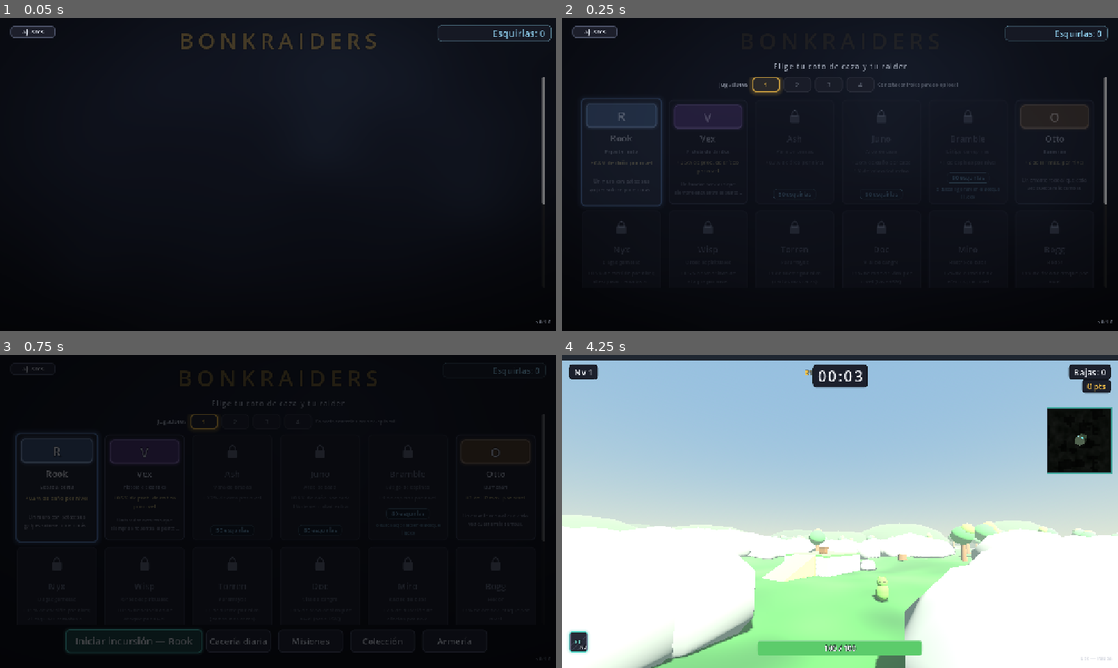
Above: before the commit, frames 1-4 (two rows, left to right).
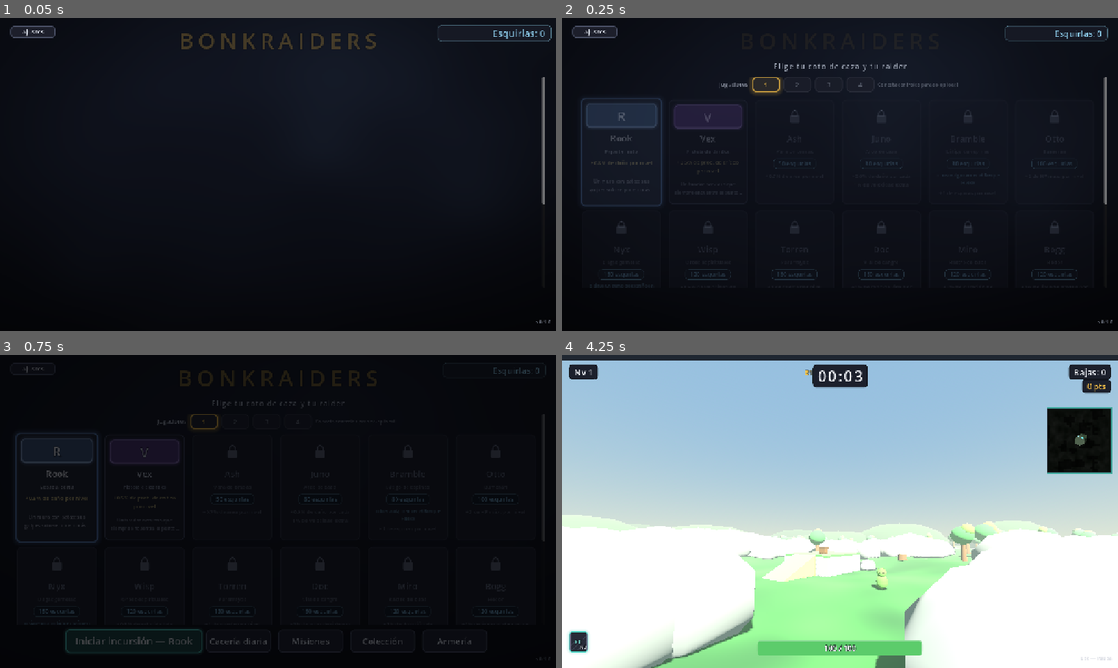
Above: after the commit, the same moments.

Repository: MotelPaso/chipeteao-main
Game: Godot game, scene res://scenes/ui/CharacterSelect.tscn
The game is run twice, just before and just after one commit, with the same random seed, the same clock (stepped at 60 frames per second) and the same inputs.
Inputs (mouse positions are in pixels of both pictures, inside the frame that each line leads up to):
- Up to frame 1 (0.05 s): no input
- Up to frame 2 (0.25 s): no input
- Up to frame 3 (0.75 s): click "Iniciar incursión — Rook" at 0.5 s
- Up to frame 4 (4.25 s): tap Enter at 1.25 s; move the mouse to (867, 511) at 1.27 s; hold W (move_forward) from 1.28 s (still down); tap C (camera_mode) at 1.35 s; click (867, 511) at 1.42 s; tap Space (jump) at 1.52, 2.27, 3.77 s; move the mouse to (812, 511) at 2.02 s; tap Mouse wheel up (camera_zoom_in) at 2.1 s; click (812, 511) at 2.17 s; move the mouse to (851, 505) at 2.77 s; tap Mouse wheel down (camera_zoom_out) at 2.85 s; click (851, 505) at 2.92 s; move the mouse to (834, 517) at 3.52 s; tap E (interact) at 3.6 s; click (834, 517) at 3.67 s

Frame 1 is identical in both runs. In frame 2, 0.9% of the frame differs, in the area x 6-95%, y 27-87%; in frame 3, 0.5%; in frame 4, 0.2%.

Commit message:
Mejoras de UI: retratos con inicial, ajustes con secciones,foco en interrupciones , precios alineados

Diff:
--- a/project.godot
+++ b/project.godot
@@ -30,6 +30,31 @@
 
 [display]
 
+; Base de diseño de TODA la interfaz (iteración 62). Sin esta sección el
+; proyecto corría con los valores por defecto de Godot —1152x648 y
+; `stretch/mode = "disabled"`—, y "disabled" significa que un Control mide
+; lo mismo en PIXELES pase lo que pase con la ventana: al darle al botón
+; verde del Mac el viewport pasaba de 1280x720 a la pantalla entera y el
+; HUD, los menús y los botones se quedaban a menos de la mitad de su
+; tamaño relativo. Reportado jugando la build exportada.
+;
+; `canvas_items` escala el sistema de coordenadas 2D al tamaño de la
+; ventana y deja el 3D renderizando a resolución NATIVA, que es lo que se
+; quiere: interfaz del mismo tamaño relativo en cualquier ventana y mundo
+; nítido. `viewport` habría escalado también el 3D y lo habría dejado
+; borroso.
+;
+; `expand` en vez de `keep`: la relación de aspecto de un MacBook no es
+; 16:9, y `keep` habría metido barras negras. Con `expand` el factor de
+; escala es el menor de los dos ejes y el sobrante se ve como más mundo;
+; el HUD está anclado a las esquinas, así que sigue en sus esquinas.
+;
+; EFECTO LATERAL DELIBERADO: `Player._apply_look` lee
+; `InputEventMouseMotion.relative`, que con stretch llega en unidades de
+; CANVAS y no en píxeles de ventana. La sensibilidad del ratón deja de
+; depender de la resolución — antes maximizar la ventana la subía sola.
+; A 1280x720 el factor es 1 y el número guardado significa lo mismo que
+; siempre.
 window/size/viewport_width=1280
 window/size/viewport_height=720
 window/stretch/mode="canvas_items"
--- a/scenes/ui/PauseMenu.tscn
+++ b/scenes/ui/PauseMenu.tscn
@@ -52,7 +52,7 @@
 unique_name_in_owner = true
 custom_minimum_size = Vector2(280, 48)
 theme_override_font_sizes/font_size = 20
-text = "Terminar"
+text = "Extraerse (terminar incursión)"
 
 [node name="QuitButton" type="Button" parent="Root/Center/MenuPanel/VBox"]
 unique_name_in_owner = true
--- a/scripts/enemies/enemy_base.gd
+++ b/scripts/enemies/enemy_base.gd
@@ -7,8 +7,8 @@
 ## Subclasses shape behavior through the virtual hooks below.
 ## make_elite() upgrades any enemy into a glowing elite variant.
 
-@export var move_speed: float = 9.0
-@export var turn_speed: float = 40.0
+@export var move_speed: float = 4.0
+@export var turn_speed: float = 10.0
 @export var separation_radius: float = 1.2
 @export var separation_strength: float = 1.5
 @export var xp_gem_scene: PackedScene
--- a/scripts/player/player.gd
+++ b/scripts/player/player.gd
@@ -37,7 +37,7 @@
 @export_group("Slide")
 @export var slide_speed_multiplier: float = 1.8
 @export var slide_duration: float = 0.6
-@export var slide_cooldown: float = 0.4
+@export var slide_cooldown: float = 0.8
 @export var slide_collision_height: float = 0.9
 
 ## A slide needs real momentum behind it, not a standing start: the body
--- a/scripts/systems/character_catalog.gd
+++ b/scripts/systems/character_catalog.gd
@@ -111,7 +111,7 @@
 		"weapon_display_name": "Bumerán",
 		"passive_description": "+2 de HP máx. por nivel",
 		"passive_stat": "max_hp", "passive_amount": 2.0,
-		"unlock_cost": 0,
+		"unlock_cost": 100,
 		"tint": Color(0.62, 0.44, 0.26),
 	},
 	{
--- a/scripts/systems/player_stats.gd
+++ b/scripts/systems/player_stats.gd
@@ -35,7 +35,7 @@
 var move_speed_multiplier: float = 1.0
 var crit_chance: float = 0.0
 var crit_damage: float = 2.0
-var lifesteal: float = 10.0
+var lifesteal: float = 0.0
 var armor: float = 0.0
 var luck: float = 0.0
 ## Chance (0-1, capped at max_evasion) to fully dodge incoming damage; the
@@ -45,7 +45,7 @@
 var thorns: float = 0.0
 ## Max-HP granted on top of the Health node's own max_hp (which generic
 ## Stout Heart cards also raise); pushed into Health as a DELTA.
-var bonus_max_hp: float = 100.0
+var bonus_max_hp: float = 0.0
 ## Iteration 39 stat layer:
 ## Flat extra projectiles on every volley weapon (WeaponBase.effective_projectile_count).
 var projectile_bonus: int = 0
--- a/scripts/ui/card_factory.gd
+++ b/scripts/ui/card_factory.gd
@@ -12,12 +12,13 @@
 ## the "how a card is assembled" layer, not a second design system.
 
 
-## Centered card label. Callers add autowrap/line caps themselves — the
-## grid cards trim, the wide rows don't.
 ## Shared height of the portrait frame and the padlock that replaces it,
 ## so locked and unlocked cards line up row by row.
 const PORTRAIT_HEIGHT := 56.0
 
+
+## Centered card label. Callers add autowrap/line caps themselves — the
+## grid cards trim, the wide rows don't.
 static func label(label_text: String, font_size: int, color: Color) -> Label:
 	var made := Label.new()
 	made.text = label_text
--- a/scripts/ui/character_select.gd
+++ b/scripts/ui/character_select.gd
@@ -679,36 +679,36 @@
 			String(character.display_name), 20, UiTheme.TEXT_FAINT))
 	box.add_child(CardFactory.label(String(character.weapon_display_name), 12,
 			UiTheme.TEXT_FAINT.darkened(0.15)))
+	# Price chip: a small shard-blue pill so the cost reads as a button.
+	# It goes right under the identity lines, which are one line each on
+	# every card, so the price sits at the same height across a whole row
+	# no matter how far the passive or the hint below it wrap. (At the
+	# bottom of the card it could not: a two-line passive plus a two-line
+	# hint does not fit in CARD_SIZE, and the chip slid down on some cards.)
+	# SHRINK_CENTER keeps the pill its own size instead of a tall box.
+	var cost := CardFactory.label("%d esquirlas" % int(character.get("unlock_cost", 0)),
+			13, UiTheme.SHARD_BLUE)
+	cost.size_flags_horizontal = Control.SIZE_SHRINK_CENTER
+	UiTheme.style_badge(cost, UiTheme.SHARD_BLUE,
+			Color(0.07, 0.1, 0.14, 0.9), UiTheme.SHARD_BLUE.darkened(0.5))
+	box.add_child(cost)
+	var hint_text := String(character.get("unlock_hint", ""))
+	if not hint_text.is_empty():
+		# Boss-unlockable characters advertise both paths: the Shard price
+		# and, right under it, the catalog's vague clue toward the
+		# hidden-boss unlock.
+		var hint := CardFactory.label(
+				"o %s" % hint_text, 10, UiTheme.SHARD_BLUE.darkened(0.25))
+		hint.autowrap_mode = TextServer.AUTOWRAP_WORD_SMART
+		hint.max_lines_visible = UNLOCK_HINT_MAX_LINES
+		hint.text_overrun_behavior = TextServer.OVERRUN_TRIM_ELLIPSIS
+		box.add_child(hint)
 	var passive := CardFactory.label(String(character.passive_description), 12,
 			UiTheme.TEXT_FAINT.darkened(0.15))
 	passive.autowrap_mode = TextServer.AUTOWRAP_WORD_SMART
 	passive.max_lines_visible = LOCKED_PASSIVE_MAX_LINES
 	passive.text_overrun_behavior = TextServer.OVERRUN_TRIM_ELLIPSIS
 	box.add_child(passive)
-	# Price chip: a small shard-blue pill so the cost reads as a button.
-	var cost := CardFactory.label("%d esquirlas" % int(character.get("unlock_cost", 0)),
-			13, UiTheme.SHARD_BLUE)
-	cost.size_flags_horizontal = Control.SIZE_SHRINK_CENTER
-	UiTheme.style_badge(cost, UiTheme.SHARD_BLUE,
-			Color(0.07, 0.1, 0.14, 0.9), UiTheme.SHARD_BLUE.darkened(0.5))
-	# The chip used to take SIZE_EXPAND_FILL itself, which stretched the
-	# pill into a tall empty box; a spacer now soaks up the slack and the
-	# price sits at the bottom of every locked card, aligned across a row.
-	var spacer := Control.new()
-	spacer.size_flags_vertical = Control.SIZE_EXPAND_FILL
-	spacer.mouse_filter = Control.MOUSE_FILTER_IGNORE
-	box.add_child(spacer)
-	box.add_child(cost)
-	var hint_text := String(character.get("unlock_hint", ""))
-	if not hint_text.is_empty():
-		# Boss-unlockable characters advertise both paths: the Shard price
-		# and the catalog's vague clue toward the hidden-boss unlock.
-		var hint := CardFactory.label(
-				"o %s" % hint_text, 10, UiTheme.SHARD_BLUE.darkened(0.25))
-		hint.autowrap_mode = TextServer.AUTOWRAP_WORD_SMART
-		hint.max_lines_visible = UNLOCK_HINT_MAX_LINES
-		hint.text_overrun_behavior = TextServer.OVERRUN_TRIM_ELLIPSIS
-		box.add_child(hint)
 	UiTheme.style_card(card, UiTheme.BORDER_LOCKED, 2, false)
 
 
--- a/scripts/ui/ui_theme.gd
+++ b/scripts/ui/ui_theme.gd
@@ -309,7 +309,9 @@
 
 
 ## CheckButton as a pill switch: the drawn on/off icons in every state,
-## and no button chrome around them.
+## no button chrome around them, and an accent ring on focus so keyboard
+## and pad players can see which switch they are on (the same rule as
+## style_card: focus must read as loudly as a hover).
 static func style_toggle(check: CheckButton, accent: Color = ACCENT) -> void:
 	var on := toggle_icon(true, accent)
 	var off := toggle_icon(false, accent)
@@ -321,8 +323,16 @@
 		check.add_theme_icon_override(icon_name, off)
 	var none := StyleBoxEmpty.new()
 	for state: String in ["normal", "hover", "pressed", "hover_pressed",
-			"disabled", "focus"]:
+			"disabled"]:
 		check.add_theme_stylebox_override(state, none)
+	var ring := StyleBoxFlat.new()
+	ring.draw_center = false
+	ring.border_color = accent
+	ring.set_border_width_all(2)
+	ring.set_corner_radius_all(17)
+	ring.set_expand_margin_all(4.0)
+	add_glow(ring, accent, 6, 0.28)
+	check.add_theme_stylebox_override("focus", ring)
 	check.focus_mode = Control.FOCUS_ALL
 	check.mouse_default_cursor_shape = Control.CURSOR_POINTING_HAND
 
--- a/scripts/weapons/twin_daggers.gd
+++ b/scripts/weapons/twin_daggers.gd
@@ -9,7 +9,7 @@
 ## Seconds one slash flash lasts (kept snappy for the fast cooldown).
 @export var slash_time: float = 0.1
 ## Crescent radius of one dagger cut.
-@export var slash_radius: float = 5.0
+@export var slash_radius: float = 1.0
 ## Slash swipe tint (pale violet, matching the old blades' emission).
 @export var slash_color: Color = Color(0.8, 0.65, 1.0)
 
--- a/scripts/weapons/weapon_base.gd
+++ b/scripts/weapons/weapon_base.gd
@@ -21,7 +21,7 @@
 
 @export var damage: float = 10.0
 @export var cooldown: float = 1.0
-@export var attack_range: float = 40.0
+@export var attack_range: float = 3.0
 @export var projectile_count: int = 1
 ## Per-weapon cooldown multiplier ("Flurry"-style upgrades lower it); stacks
 ## multiplicatively with the player-wide cooldown multiplier, leaving the
